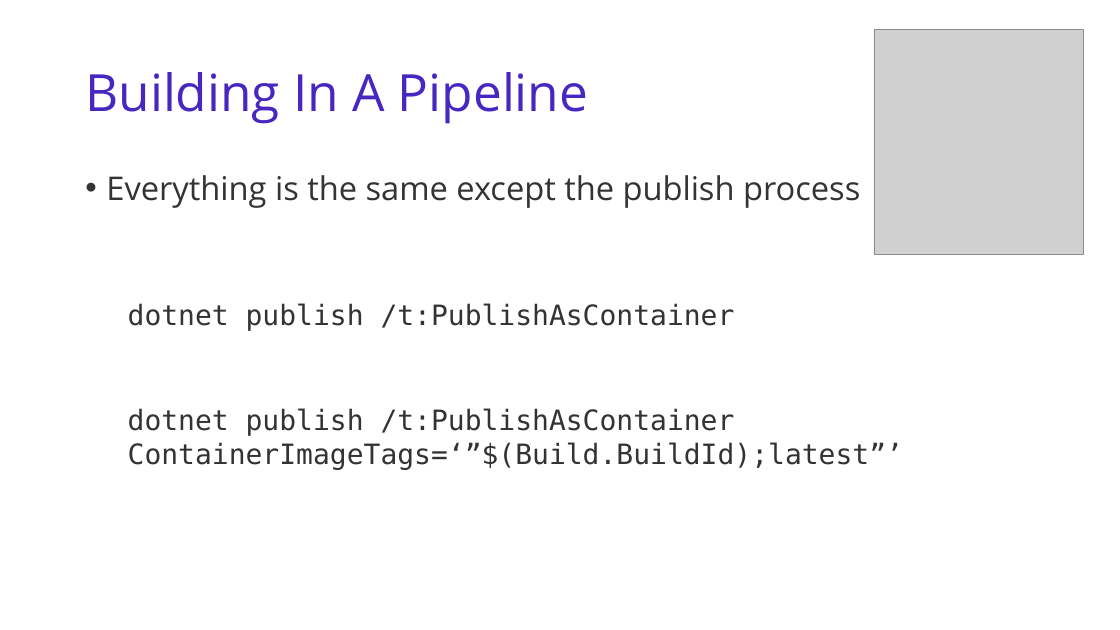
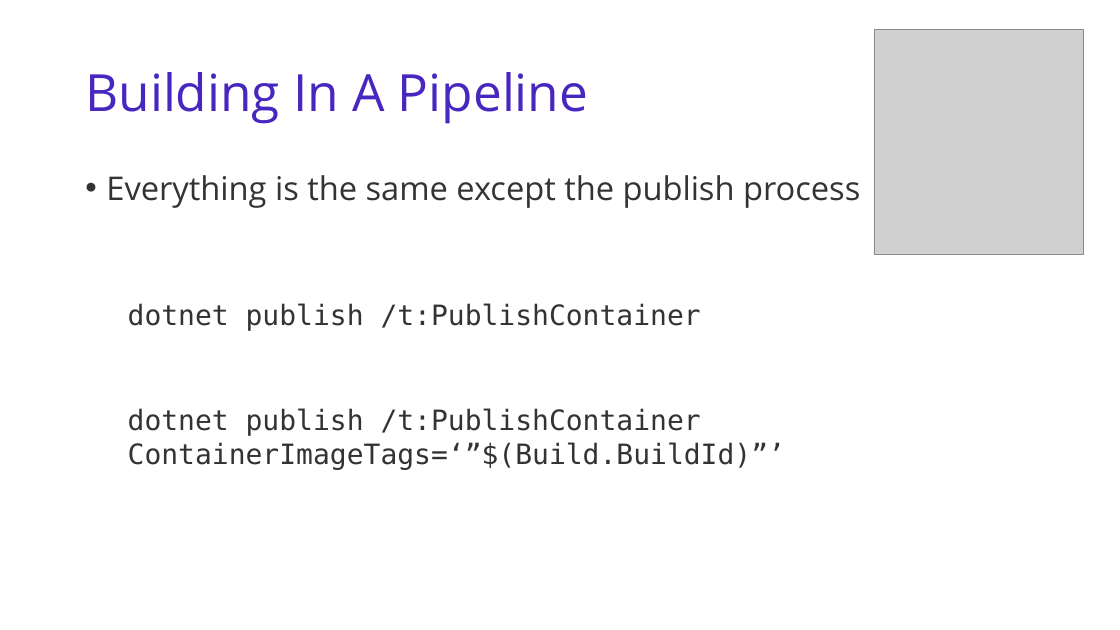
Before and after one commit to benjaminsampica/techtalks, a slide deck: slide 8 of dotnet-containers-at-caseys.pptx. Drawn at 1120x630 pixels with LibreOffice and Linux fonts; fonts in the diff are those of the drawing; grey boxes stand for pictures. Boxes give left, top, right and bottom in pixels: in the first picture for what was removed or moved away, otherwise in the second. Text is boxed around its words. In the diff, an @@ line names an element or a change of style, - is before the commit and + after.

```diff
--- a/dotnet-containers-at-caseys.pptx
+++ b/dotnet-containers-at-caseys.pptx
@@ text at box(128, 303, 701, 331): text changed @@
-dotnet publish /t:PublishAsContainer
+dotnet publish /t:PublishContainer
@@ text at box(128, 408, 785, 470): text changed @@
-dotnet publish /t:PublishAsContainer ContainerImageTags=‘”$(Build.BuildId);latest”’
+dotnet publish /t:PublishContainer ContainerImageTags=‘”$(Build.BuildId)”’
```
Also in this commit, not shown: 2 other slides changed.
